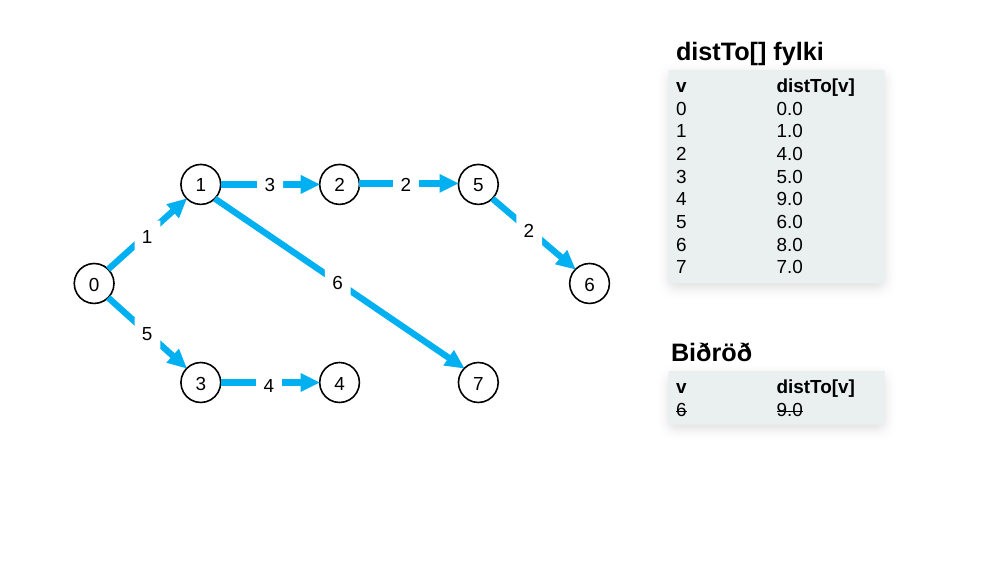
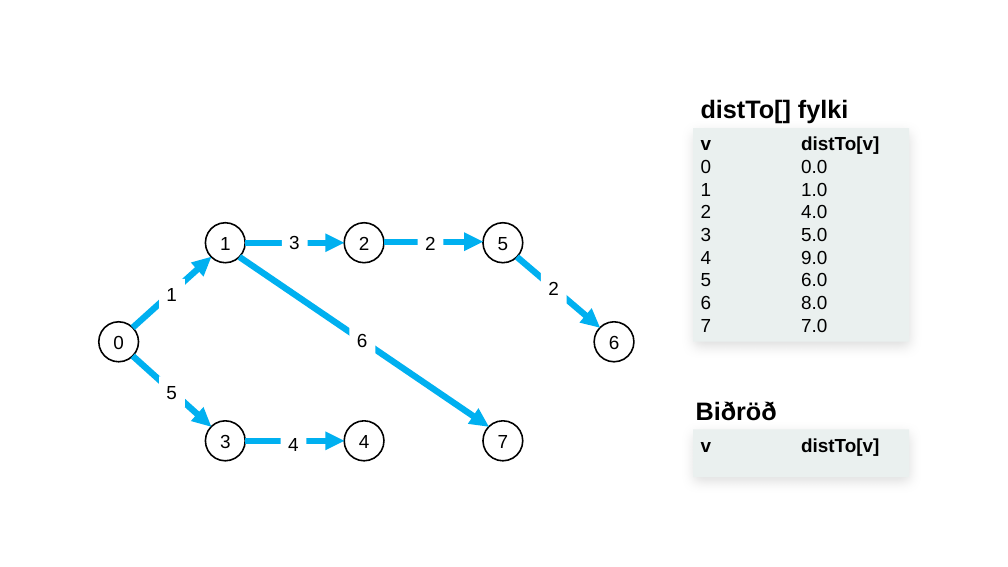
Before and after one commit to lvthnn/TOL203G, a slide deck: slide 10 of HD11/src/V3/dijkstra.pptx. Drawn at 1008x567 pixels with LibreOffice and Linux fonts; fonts in the diff are those of the drawing. Boxes give left, top, right and bottom in pixels: in the first picture for what was removed or moved away, otherwise in the second. Text is boxed around its words. In the diff, an @@ line names an element or a change of style, - is before the commit and + after.

```diff
--- a/HD11/src/V3/dijkstra.pptx
+++ b/HD11/src/V3/dijkstra.pptx
@@ 9 texts, 8 ellipses, 7 arrows, 1 rectangle: place and size @@
-9 texts, 8 ellipses, 7 arrows, 1 rectangle at [74, 41, 885, 403]
+9 texts, 8 ellipses, 7 arrows, 1 rectangle at [99, 99, 910, 461]
@@ text in rectangle at [676, 402, 687, 416]: paragraph removed @@
-6
@@ text in rectangle at [777, 402, 803, 416]: paragraph removed @@
-9.0
@@ rectangle "v": place and size @@
-rectangle "v" at [668, 371, 885, 425]
+rectangle "v" at [693, 430, 910, 477]
```
Also in this commit, not shown: 9 other slides changed, 1 slide added, 11 other files.
